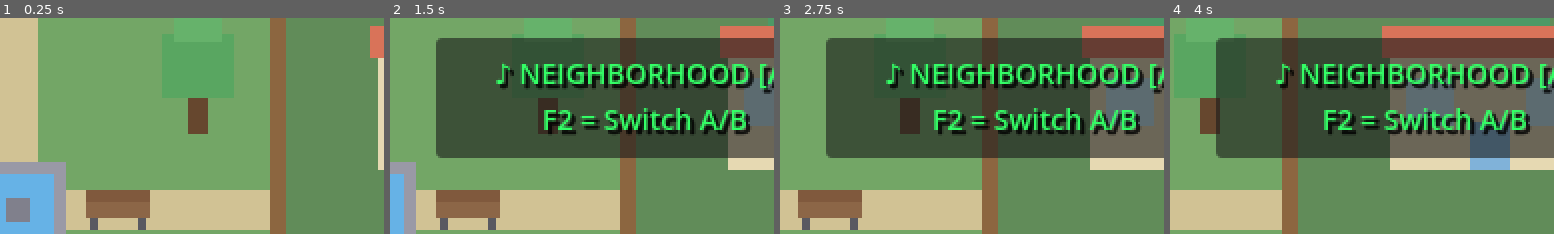
Above: before the commit, frames 1-4 (left to right).
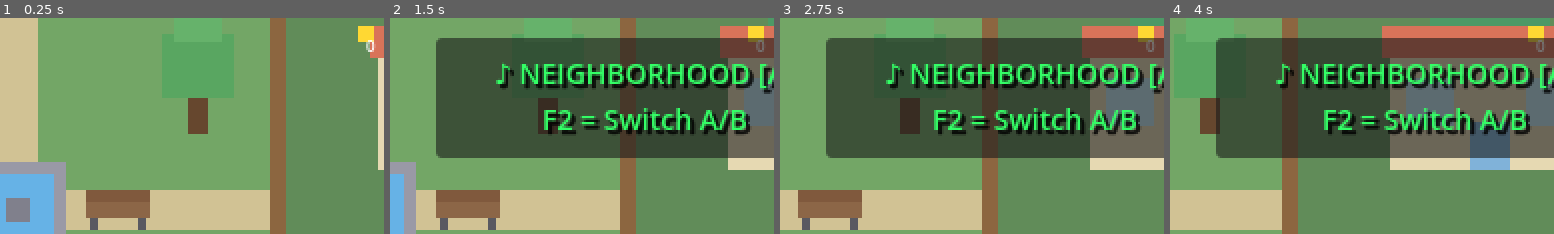
Above: after the commit, the same moments.

Repository: anthonyscry/momi-chronicles
Game: Godot game, scene res://ui/menus/title_screen.tscn
Same seed, same stepped clock (60 frames per second), same inputs: the game is played once before the commit and once after it.
Inputs (mouse positions are % of the whole screen's width and height, from its top left):
- Up to frame 1 (0.25 s): no input
- Up to frame 2 (1.5 s): tap Enter at 0.5 s; move the mouse to (72, 45) at 0.52 s; hold D (move_right) 0.53-1.28 s; hold Space (attack) 0.53-1.28 s; move the mouse to (30, 55) at 1.27 s; hold S (move_down) from 1.28 s (still down); tap V (block) at 1.35 s
- Up to frame 3 (2.75 s): move the mouse to (60, 28) at 2.02 s; release S (move_down) at 2.03 s; hold D (move_right) from 2.03 s (still down); tap X (dodge) at 2.1 s
- Up to frame 4 (4 s): move the mouse to (45, 70) at 2.77 s; release D (move_right) at 2.78 s; hold W (move_up) 2.78-3.53 s; tap E (interact) at 2.85 s; move the mouse to (80, 65) at 3.52 s; hold A (move_left) from 3.53 s (still down); hold Shift (run) from 3.53 s (still down)
The pictures show only the part of the screen within x 37-87%, y 0-50%; the shares and areas given below are measured in that part.

The runs differ from the first frame. In frame 1, 0.4% of the frame differs, in the area x 93-98%, y 3-16%; in frame 2, 0.4%; in frame 3, 0.4%; in frame 4, 0.4%.
Error in both runs: Invalid assignment of property or key 'patrol_points' with value of type 'Array' on a base object of type 'CharacterBody2D (Crow)'. (res://characters/enemies/s…

Commit message:
feat(13-03): create coin counter UI component
- CoinCounter with smooth counting animation
- Pop animation when coins gained
- Added to HUD top-right corner
- Connects to Events.coins_changed signal

Diff:
--- /dev/null
+++ b/ui/hud/coin_counter.gd
@@ -0,0 +1,44 @@
+extends Control
+class_name CoinCounter
+## Displays player's coin count with smooth counting animation.
+
+@onready var icon: Polygon2D = $HBoxContainer/Icon
+@onready var label: Label = $HBoxContainer/Label
+
+var display_coins: int = 0
+var target_coins: int = 0
+
+func _ready() -> void:
+	Events.coins_changed.connect(_on_coins_changed)
+	# Initialize from GameManager
+	target_coins = GameManager.get_coins()
+	display_coins = target_coins
+	_update_display()
+
+func _process(delta: float) -> void:
+	# Smooth counting animation
+	if display_coins != target_coins:
+		var diff = target_coins - display_coins
+		var step = max(1, abs(diff) * 10 * delta)
+		if diff > 0:
+			display_coins = mini(display_coins + int(step), target_coins)
+		else:
+			display_coins = maxi(display_coins - int(step), target_coins)
+		_update_display()
+
+func _on_coins_changed(total: int) -> void:
+	var gained = total > target_coins
+	target_coins = total
+	# Pop animation on gain
+	if gained:
+		_pop_animation()
+
+func _update_display() -> void:
+	if label:
+		label.text = str(display_coins)
+
+func _pop_animation() -> void:
+	# Quick scale pop
+	var tween = create_tween()
+	tween.tween_property(self, "scale", Vector2(1.3, 1.3), 0.08)
+	tween.tween_property(self, "scale", Vector2(1.0, 1.0), 0.12).set_ease(Tween.EASE_OUT)
--- /dev/null
+++ b/ui/hud/coin_counter.tscn
@@ -0,0 +1,23 @@
+[gd_scene load_steps=2 format=3 uid="uid://coin_counter_001"]
+
+[ext_resource type="Script" path="res://ui/hud/coin_counter.gd" id="1"]
+
+[node name="CoinCounter" type="Control"]
+custom_minimum_size = Vector2(50, 12)
+script = ExtResource("1")
+
+[node name="HBoxContainer" type="HBoxContainer" parent="."]
+layout_mode = 1
+anchors_preset = 15
+anchor_right = 1.0
+anchor_bottom = 1.0
+theme_override_constants/separation = 4
+
+[node name="Icon" type="Polygon2D" parent="HBoxContainer"]
+color = Color(1, 0.85, 0.2, 1)
+polygon = PackedVector2Array(-4, -4, 4, -4, 4, 4, -4, 4)
+
+[node name="Label" type="Label" parent="HBoxContainer"]
+layout_mode = 2
+theme_override_font_sizes/font_size = 8
+text = "0"
--- a/ui/hud/game_hud.tscn
+++ b/ui/hud/game_hud.tscn
@@ -7,6 +7,7 @@
 [ext_resource type="PackedScene" uid="uid://ability_bar_001" path="res://ui/hud/ability_bar.tscn" id="5_ability_bar"]
 [ext_resource type="PackedScene" uid="uid://boss_health_bar_001" path="res://ui/hud/boss_health_bar.tscn" id="6_boss_health_bar"]
 [ext_resource type="PackedScene" uid="uid://guard_bar_001" path="res://ui/hud/guard_bar.tscn" id="7_guard_bar"]
+[ext_resource type="PackedScene" uid="uid://coin_counter_001" path="res://ui/hud/coin_counter.tscn" id="8_coin_counter"]
 
 [sub_resource type="StyleBoxFlat" id="StyleBoxFlat_debug"]
 bg_color = Color(0, 0, 0, 0.7)
@@ -74,3 +75,13 @@
 [node name="AbilityBar" parent="." instance=ExtResource("5_ability_bar")]
 
 [node name="BossHealthBar" parent="." instance=ExtResource("6_boss_health_bar")]
+
+[node name="CoinCounter" parent="." instance=ExtResource("8_coin_counter")]
+anchors_preset = 1
+anchor_left = 1.0
+anchor_right = 1.0
+offset_left = -60.0
+offset_top = 8.0
+offset_right = -8.0
+offset_bottom = 20.0
+grow_horizontal = 0
Not shown: 1 places in ui/hud/game_hud.tscn that only renumber resources
